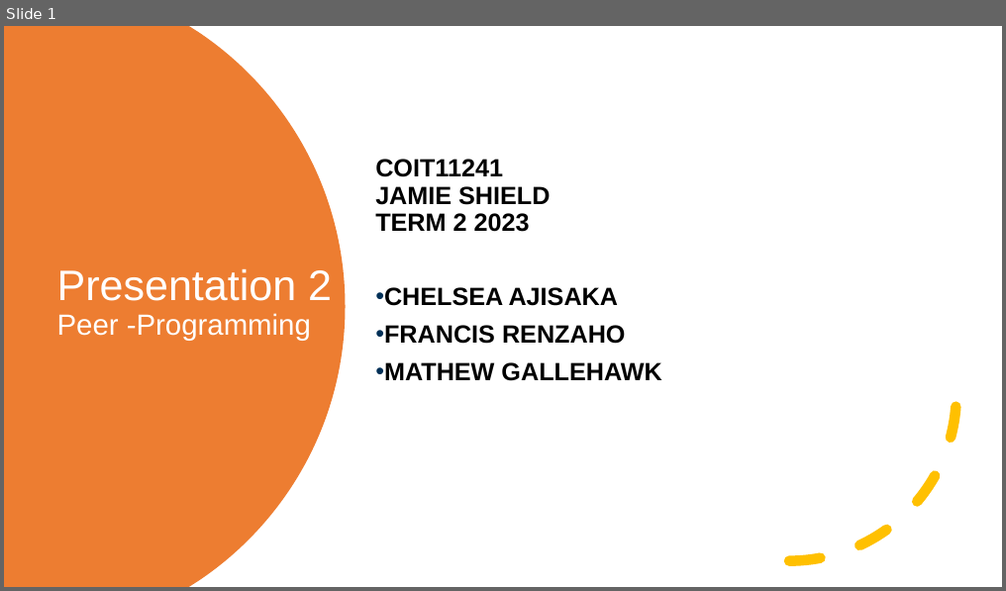
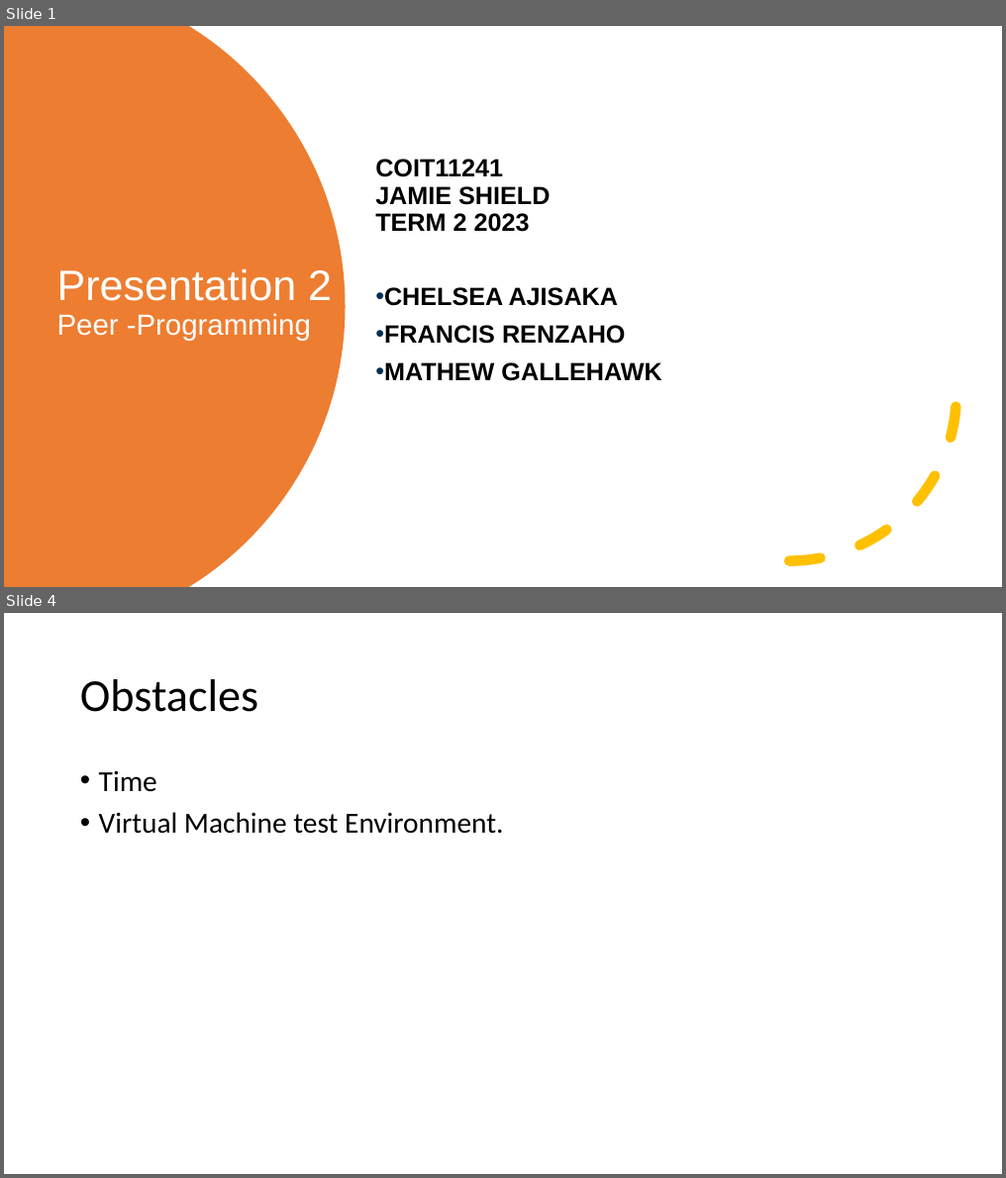
Before and after one commit to MGallehawk/Portfolio, a slide deck: Coit11241 Cyber Security Technologies/peer programing/peer programing presentation.pptx. Shown one above the other, each under a label of ours: slide 1 before the commit, slides 1 and 4 after it; the slides between them are not shown. The pictures are 1006x591 and 1006x1178 pixels, drawn with LibreOffice and Linux fonts; fonts in the diff are those of the drawing. Boxes give left, top, right and bottom in pixels: in the first picture for what was removed or moved away, otherwise in the second. Text is boxed around its words. In the diff, an @@ line names an element or a change of style, - is before the commit and + after.

```diff
--- a/Coit11241 Cyber Security Technologies/peer programing/peer programing presentation.pptx
+++ b/Coit11241 Cyber Security Technologies/peer programing/peer programing presentation.pptx
@@ slide 4 added at (x1=4, y1=613, x2=1002, y2=1174), background #FFFFFF @@
@@ title added at (x1=80, y1=679, x2=258, y2=712), 44 pt, text #000000 @@
+Obstacles
@@ text added at (x1=99, y1=770, x2=503, y2=834), 28 pt, text #000000 @@
+• Time
+• Virtual Machine test Environment.
```
Also in this commit, not shown: 1 slide changed, 6 other slides added.
